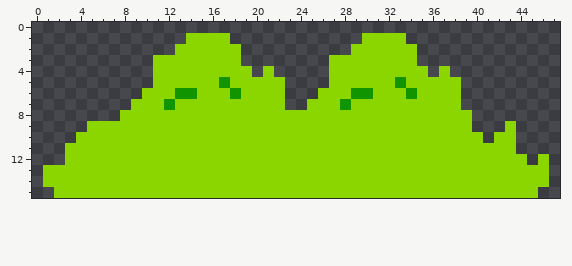
A pixel-art sprite gets an edit: Gassy Rick Astley/assets/images/shrub.png. This is how it looked before the edit.
The file is 48x16 pixels.
The same view after the edit:
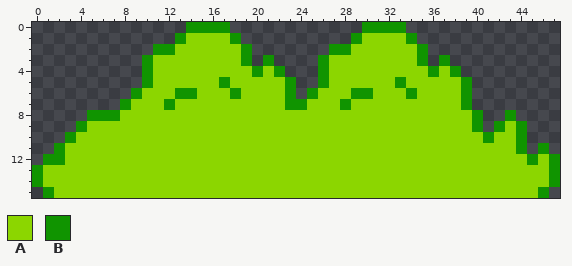
Palette (. is transparent): A #8cd600  B #109400
Changes in this commit:
@@ x 0..47 @@
- 0 ................................................
- 1 ..............AAAA............AAAA..............
- 2 .............AAAAAA..........AAAAAA.............
- 3 ...........AAAAAAAA........AAAAAAAA.............
- 4 ...........AAAAAAAAA.A.....AAAAAAAAA.A..........
- 5 ...........AAAAAABAAAAA....AAAAAABAAAAA.........
- 6 ..........AAABBAAABAAAA...AAABBAAABAAAA.........
- 7 .........AAABAAAAAAAAAA..AAABAAAAAAAAAA.........
- 8 ........AAAAAAAAAAAAAAAAAAAAAAAAAAAAAAAA........
- 9 .....AAAAAAAAAAAAAAAAAAAAAAAAAAAAAAAAAAA...A....
-10 ....AAAAAAAAAAAAAAAAAAAAAAAAAAAAAAAAAAAAA.AA....
-11 ...AAAAAAAAAAAAAAAAAAAAAAAAAAAAAAAAAAAAAAAAA....
-12 ...AAAAAAAAAAAAAAAAAAAAAAAAAAAAAAAAAAAAAAAAAA.A.
-13 .AAAAAAAAAAAAAAAAAAAAAAAAAAAAAAAAAAAAAAAAAAAAAA.
-14 .AAAAAAAAAAAAAAAAAAAAAAAAAAAAAAAAAAAAAAAAAAAAAA.
-15 ..AAAAAAAAAAAAAAAAAAAAAAAAAAAAAAAAAAAAAAAAAAAA..
+ 0 ..............BBBB............BBBB..............
+ 1 .............BAAAAB..........BAAAAB.............
+ 2 ...........BBAAAAAAB.......BBAAAAAAB............
+ 3 ..........BAAAAAAAAB.B....BAAAAAAAAB.B..........
+ 4 ..........BAAAAAAAAABAB...BAAAAAAAAABAB.........
+ 5 ..........BAAAAAABAAAAAB..BAAAAAABAAAAAB........
+ 6 .........BAAABBAAABAAAAB.BAAABBAAABAAAAB........
+ 7 ........BAAABAAAAAAAAAABBAAABAAAAAAAAAAB........
+ 8 .....BBBAAAAAAAAAAAAAAAAAAAAAAAAAAAAAAAAB..B....
+ 9 ....BAAAAAAAAAAAAAAAAAAAAAAAAAAAAAAAAAAAB.BAB...
+10 ...BAAAAAAAAAAAAAAAAAAAAAAAAAAAAAAAAAAAAABAAB...
+11 ..BAAAAAAAAAAAAAAAAAAAAAAAAAAAAAAAAAAAAAAAAAB.B.
+12 .BBAAAAAAAAAAAAAAAAAAAAAAAAAAAAAAAAAAAAAAAAAABAB
+13 BAAAAAAAAAAAAAAAAAAAAAAAAAAAAAAAAAAAAAAAAAAAAAAB
+14 BAAAAAAAAAAAAAAAAAAAAAAAAAAAAAAAAAAAAAAAAAAAAAAB
+15 .BAAAAAAAAAAAAAAAAAAAAAAAAAAAAAAAAAAAAAAAAAAAAB.
Changed places in both pictures, as pixel boxes (x1, y1, x2, y2):
added: (32, 22, 560, 198)
